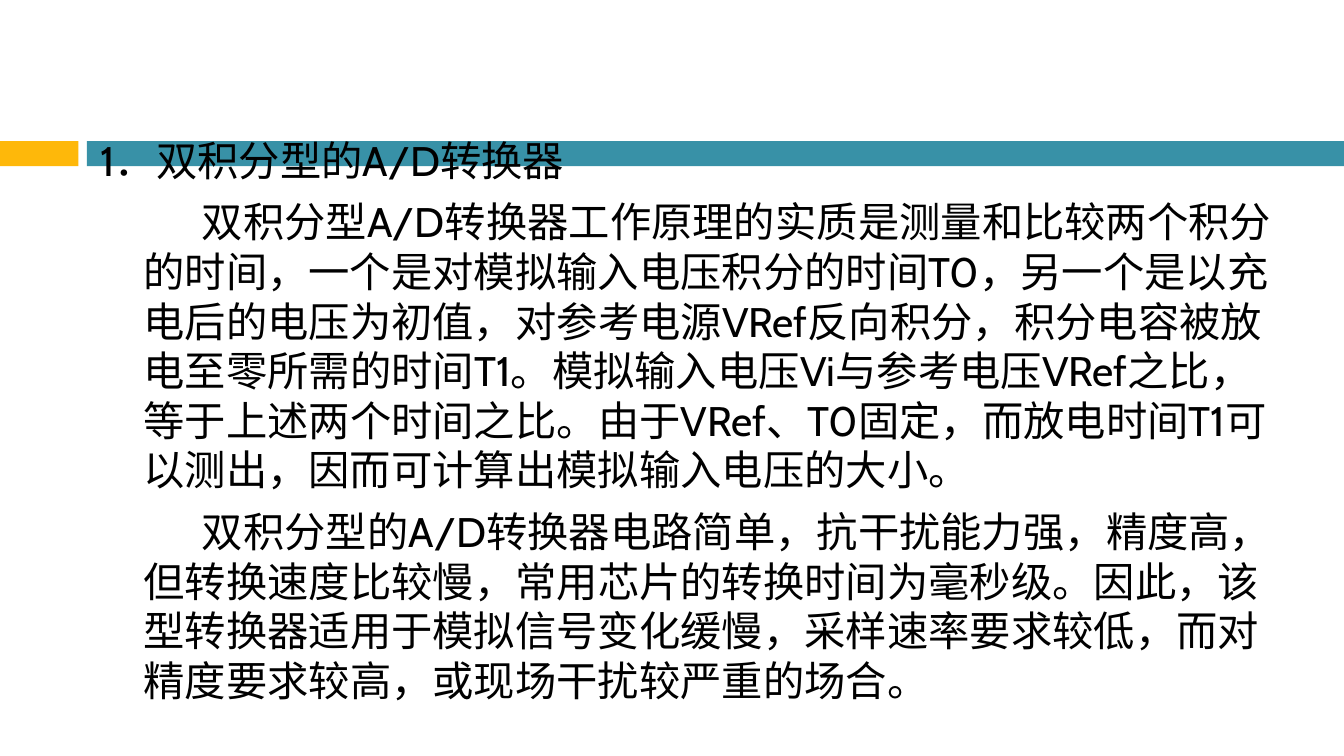
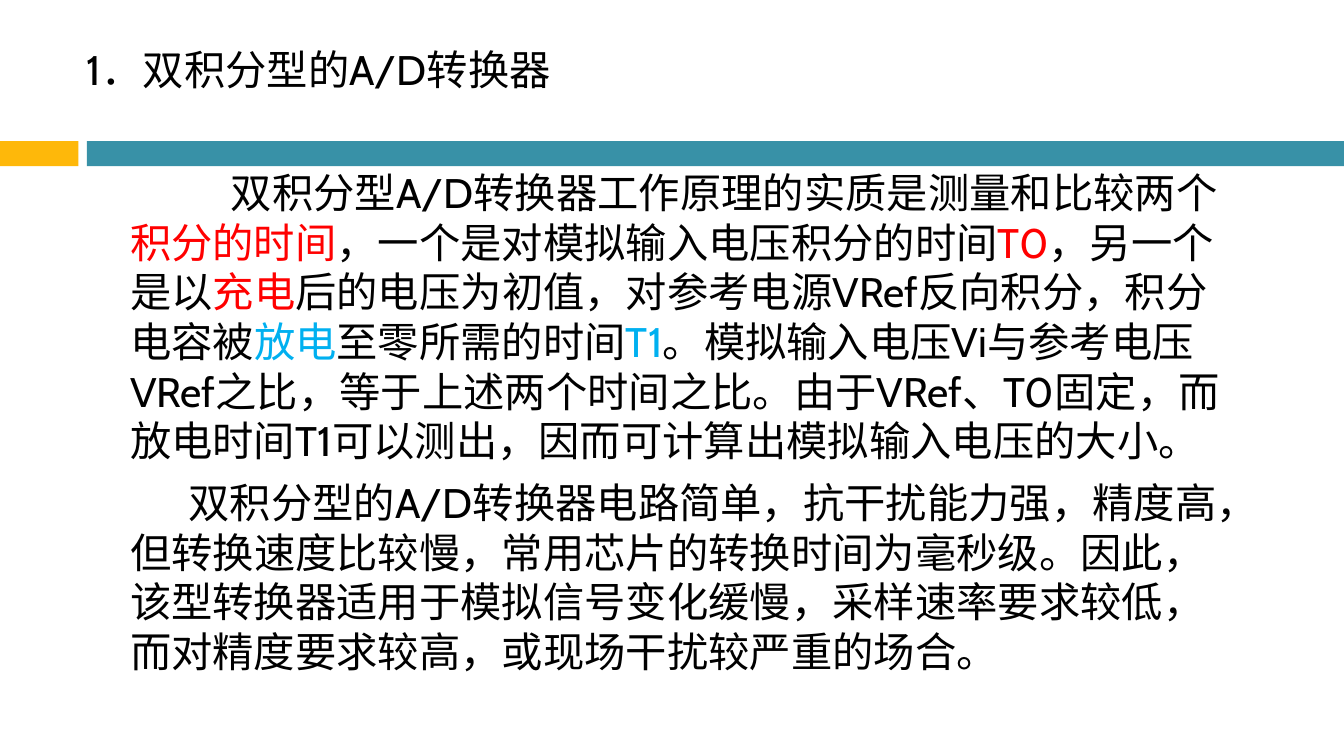
Before and after one commit to Chencao0928/ARM, a slide deck: slide 86 of 第6章 基于S3C2410的硬件结构与接口编程/第6章 基于S3C2410的硬件结构与接口编程.pptx. Drawn at 1344x756 pixels with LibreOffice and Linux fonts; fonts in the diff are those of the drawing; background and template pictures are left out. Boxes give left, top, right and bottom in pixels: in the first picture for what was removed or moved away, otherwise in the second. Text is boxed around its words. In the diff, an @@ line names an element or a change of style, - is before the commit and + after.

```diff
--- a/第6章 基于S3C2410的硬件结构与接口编程/第6章 基于S3C2410的硬件结构与接口编程.pptx
+++ b/第6章 基于S3C2410的硬件结构与接口编程/第6章 基于S3C2410的硬件结构与接口编程.pptx
@@ text "1．双积分型的A/D转换器": place and size @@
-text "1．双积分型的A/D转换器" at (100, 141, 1271, 701)
+text "1．双积分型的A/D转换器" at (87, 50, 1258, 672)
@@ text at (130, 173, 1220, 461): text colour #000000 to #FF0000, text colour #000000 to #00B0F0 in "双积分型A/D转换器工作原理的实质是测量和比较两个积分的时间，一个是对模拟输入电压积分的时间T0，另一个是以充电后的电压 ..." @@
```
Also in this commit, not shown: 40 other slides changed, 1 slide added, 1 slide removed.
